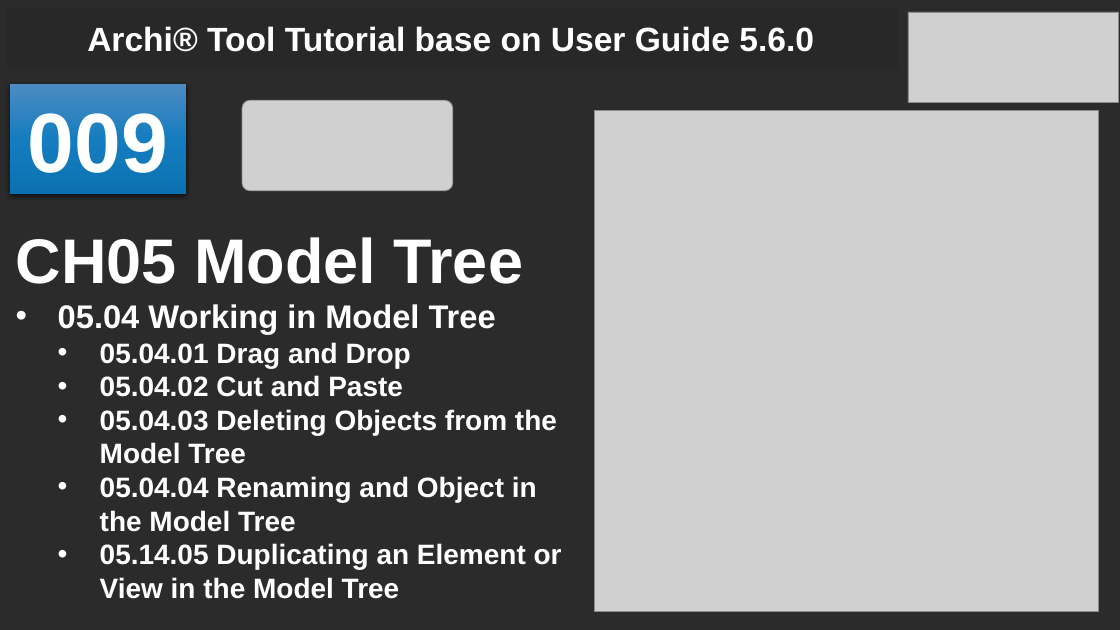
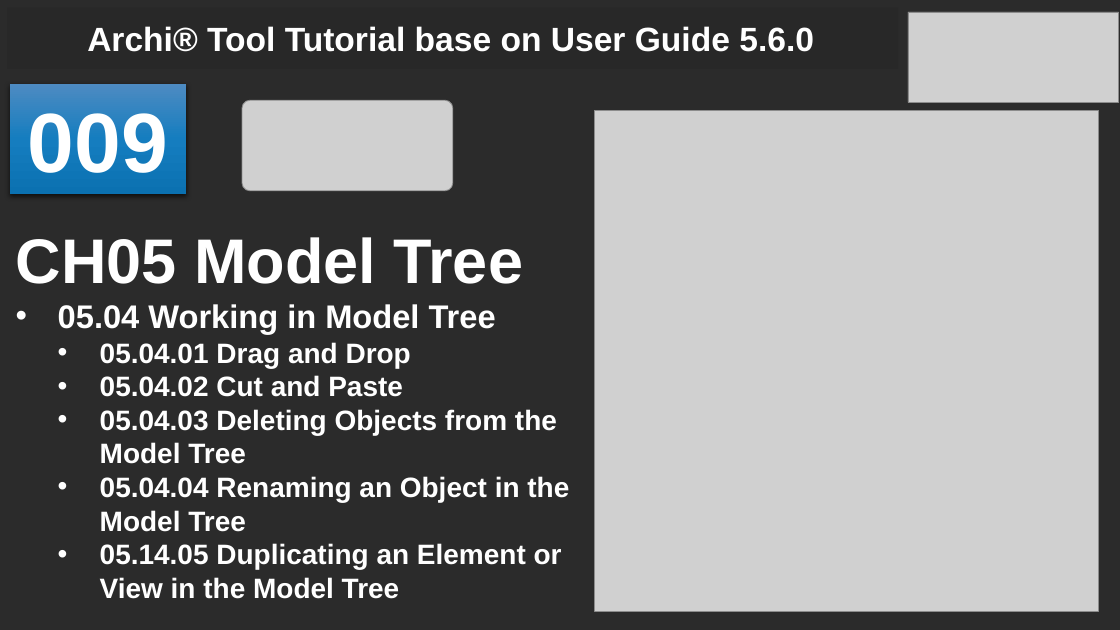
Before and after one commit to yasenstar/Archi_Tutorial, a slide deck: slide 9 of Archi_Tool_Tutorial_base_on_User_Guide.pptx. Drawn at 1120x630 pixels with LibreOffice and Linux fonts; fonts in the diff are those of the drawing; grey boxes stand for pictures; background and template pictures are left out; a plain dark background stands for a picture behind light text. Boxes give left, top, right and bottom in pixels: in the first picture for what was removed or moved away, otherwise in the second. Text is boxed around its words. In the diff, an @@ line names an element or a change of style, - is before the commit and + after.

```diff
--- a/Archi_Tool_Tutorial_base_on_User_Guide.pptx
+++ b/Archi_Tool_Tutorial_base_on_User_Guide.pptx
@@ text at [100,476,569,532]: text changed @@
-  • 05.04.04 Renaming and Object in the Model Tree
+  • 05.04.04 Renaming an Object in the Model Tree
```
Also in this commit, not shown: 1 other slide changed, 5 other files.
